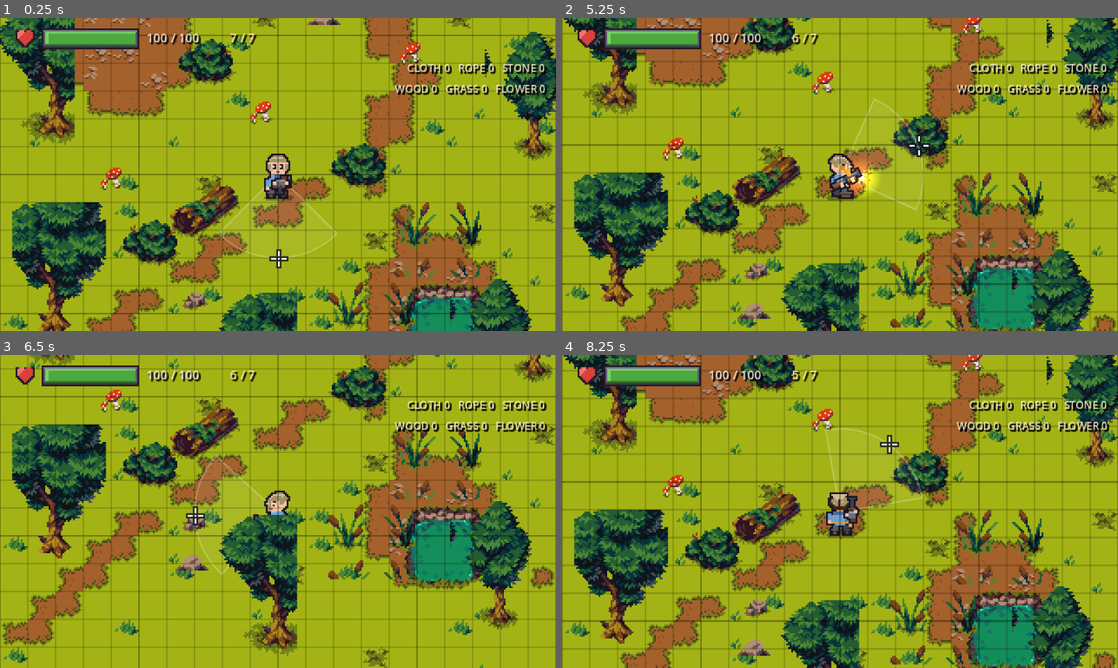
Above: before the commit, frames 1-4 (two rows, left to right).
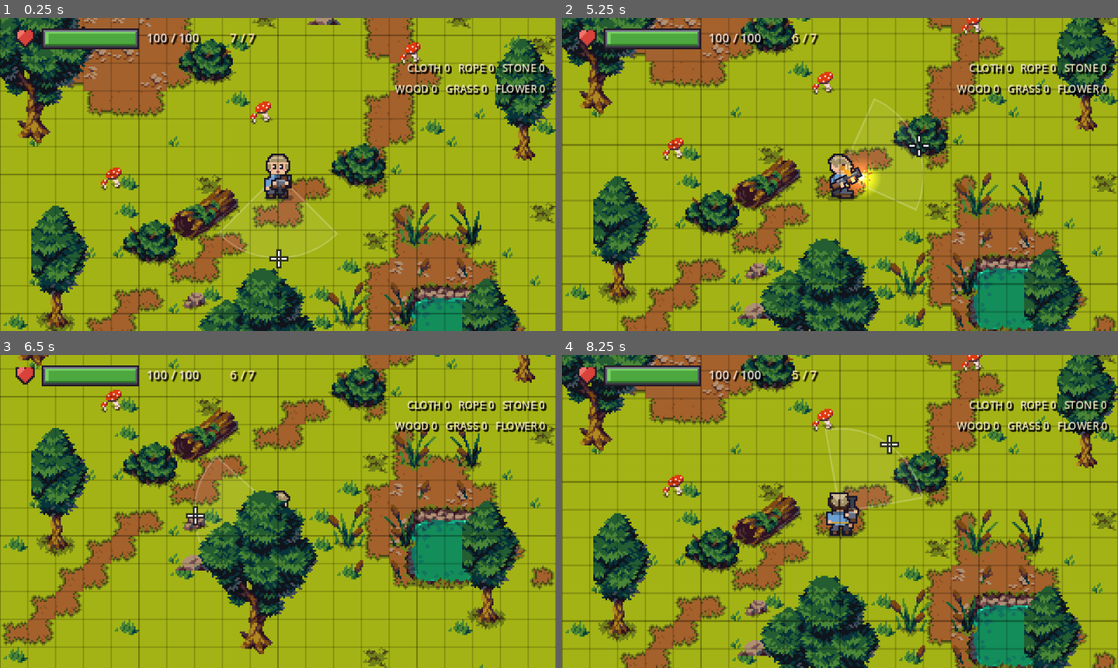
Above: after the commit, the same moments.

Repository: zhoucswift-cmd/pixel-survivor
Game: Godot game, scene res://scenes/main.tscn
Two runs of this game, one before a commit and one after it. Both use one fixed random seed, a clock stepped at 60 frames per second and the inputs below. This scene is started directly instead of the project's main scene.
Inputs (mouse positions are in pixels of both pictures, inside the frame that each line leads up to):
- Up to frame 1 (0.25 s): no input
- Up to frame 2 (5.25 s): tap Enter at 0.5, 3.5, 5 s; move the mouse to (962, 158) at 0.52 s; hold D (move_right) 0.53-1.25 s; hold E (interact) 0.53-1.25 s; click (962, 158) at 0.67 s; drag from (728, 190) to (812, 237) at 1.27 s; tap Space at 2, 4.25 s; move the mouse to (895, 105) at 2.02 s; hold D (move_right) 2.03-2.75 s; hold E (interact) 2.03-2.75 s; drag from (812, 237) to (673, 127) at 2.77 s; move the mouse to (1006, 221) at 3.52 s; hold A (move_left) 3.53-4.25 s; hold E (interact) 3.53-4.25 s; tap U at 3.6 s; drag from (840, 174) to (756, 96) at 4.27 s; move the mouse to (867, 174) at 5.02 s; hold S (move_down) from 5.03 s (still down); hold E (interact) from 5.03 s (still down); tap V at 5.1 s; click (867, 174) at 5.17 s
- Up to frame 3 (6.5 s): release S (move_down) at 5.75 s; release E (interact) at 5.75 s; drag from (194, 433) to (166, 527) at 5.77 s
- Up to frame 4 (8.25 s): tap Space at 6.5 s; move the mouse to (962, 495) at 6.52 s; hold W (move_up) 6.53-7.25 s; hold E (interact) 6.53-7.25 s; tap H at 6.6 s; drag from (728, 527) to (812, 574) at 7.27 s; move the mouse to (895, 442) at 8.02 s; hold S (move_down) from 8.03 s (still down); hold E (interact) from 8.03 s (still down)

The runs differ from the first frame. In frame 1, 15% of the frame differs, in the area x 0-100%, y 0-100%; in frame 2, 16%; in frame 3, 14%; in frame 4, 16%.

Commit message:
fix: 树抠图裁全（4 种完整树冠）+ 去掉零散碎片

Diff:
--- a/scripts/main.gd
+++ b/scripts/main.gd
@@ -33,13 +33,13 @@
 	{"tex": "res://assets/forest/tree_a.png", "pos": Vector2(26, 54), "collide": Vector2(18, 10)},
 	{"tex": "res://assets/forest/tree_b.png", "pos": Vector2(84, 36), "collide": Vector2(18, 10)},
 	{"tex": "res://assets/forest/tree_c.png", "pos": Vector2(150, 30), "collide": Vector2(18, 10)},
-	{"tex": "res://assets/forest/tree_a.png", "pos": Vector2(214, 34), "collide": Vector2(18, 10)},
-	{"tex": "res://assets/forest/tree_c.png", "pos": Vector2(288, 58), "collide": Vector2(18, 10)},
+	{"tex": "res://assets/forest/tree_d.png", "pos": Vector2(214, 34), "collide": Vector2(18, 10)},
+	{"tex": "res://assets/forest/tree_b.png", "pos": Vector2(290, 58), "collide": Vector2(18, 10)},
 	{"tex": "res://assets/forest/tree_b.png", "pos": Vector2(20, 142), "collide": Vector2(18, 10)},
-	{"tex": "res://assets/forest/tree_a.png", "pos": Vector2(302, 152), "collide": Vector2(18, 10)},
+	{"tex": "res://assets/forest/tree_d.png", "pos": Vector2(302, 152), "collide": Vector2(18, 10)},
 	{"tex": "res://assets/forest/tree_c.png", "pos": Vector2(34, 252), "collide": Vector2(18, 10)},
 	{"tex": "res://assets/forest/tree_b.png", "pos": Vector2(148, 308), "collide": Vector2(18, 10)},
-	{"tex": "res://assets/forest/tree_a.png", "pos": Vector2(282, 294), "collide": Vector2(18, 10)},
+	{"tex": "res://assets/forest/tree_c.png", "pos": Vector2(282, 294), "collide": Vector2(18, 10)},
 	# 灌木 / 蘑菇 / 石头 / 圆木 / 芦苇
 	{"tex": "res://assets/forest/bush.png", "pos": Vector2(118, 108)},
 	{"tex": "res://assets/forest/bush.png", "pos": Vector2(206, 168)},
Binary file changed: assets/forest/bush.png
Binary file changed: assets/forest/log.png
Binary file changed: assets/forest/reeds.png
Binary file changed: assets/forest/tree_a.png
Binary file changed: assets/forest/tree_b.png
Binary file changed: assets/forest/tree_c.png
Binary file added: assets/forest/tree_d.png
Not shown, added: assets/forest/tree_d.png.import
Binary file changed: docs/screenshots/meadow_scene.png
Binary file changed: docs/screenshots/meadow_scene2.png
